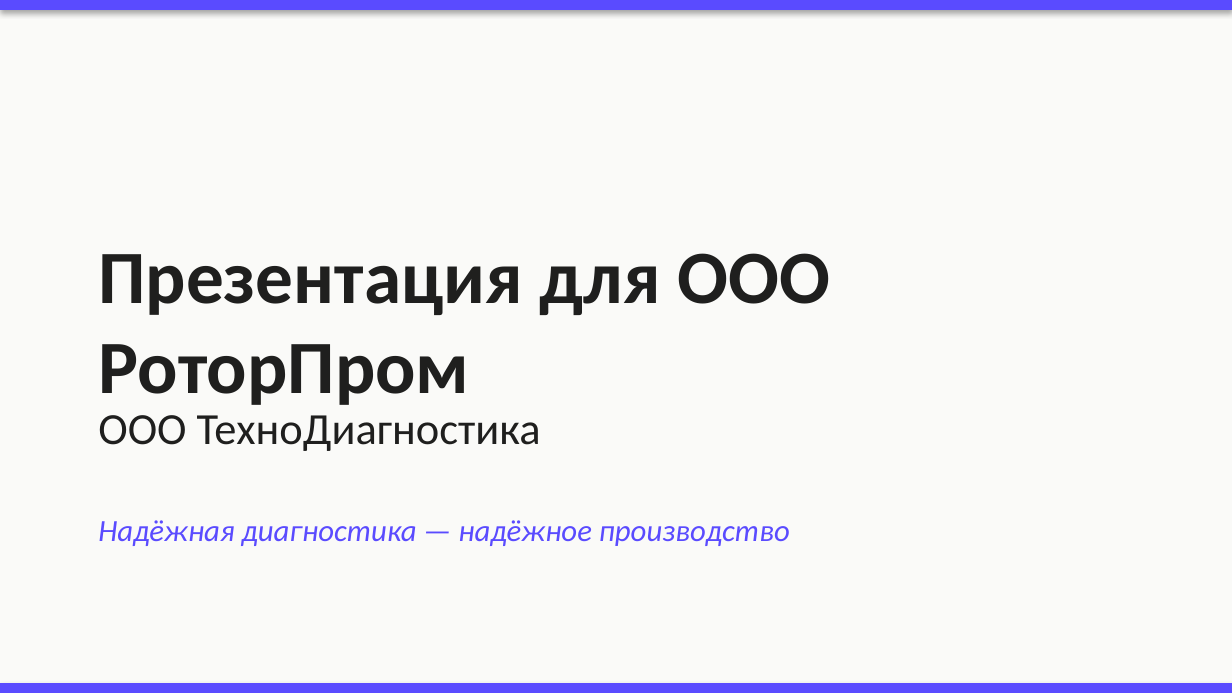
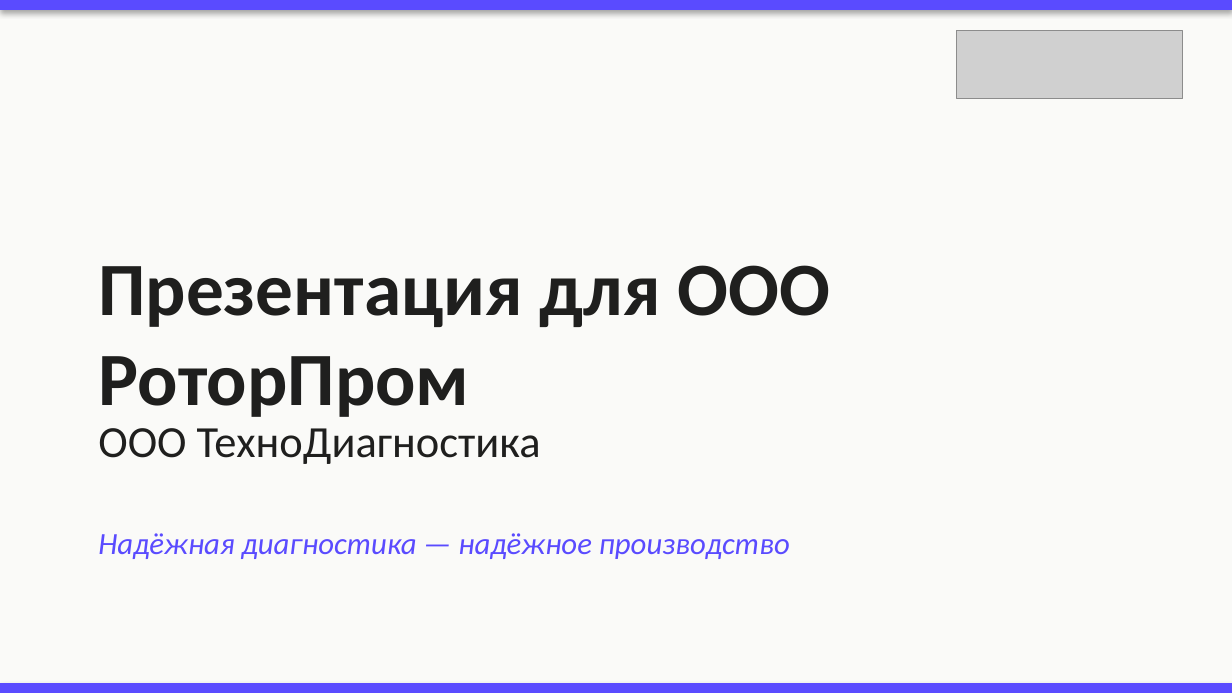
Before and after one commit to Katy-Klochkova/brandmarka, a slide deck: slide 1 of docs/presentation-example.pptx. Drawn at 1232x693 pixels with LibreOffice and Linux fonts; fonts in the diff are those of the drawing; grey boxes stand for pictures. Boxes give left, top, right and bottom in pixels: in the first picture for what was removed or moved away, otherwise in the second. Text is boxed around its words. In the diff, an @@ line names an element or a change of style, - is before the commit and + after.

```diff
--- a/docs/presentation-example.pptx
+++ b/docs/presentation-example.pptx
@@ background #FFFFFF to #FAFAF8 @@
@@ rectangle removed at <box>0,0,1232,692</box> @@
@@ picture added at <box>957,31,1183,99</box> @@
@@ text "Презентация для ООО РоторПром": place and size @@
-text "Презентация для ООО РоторПром" at <box>98,253,831,405</box>
+text "Презентация для ООО РоторПром" at <box>98,265,831,417</box>
@@ text "ООО ТехноДиагностика": place and size @@
-text "ООО ТехноДиагностика" at <box>98,415,541,451</box>
+text "ООО ТехноДиагностика" at <box>98,428,541,464</box>
@@ text "Надёжная диагностика — надёжное производство": place and size @@
-text "Надёжная диагностика — надёжное производство" at <box>98,520,790,546</box>
+text "Надёжная диагностика — надёжное производство" at <box>98,533,790,559</box>
```
Also in this commit, not shown: 2 other slides changed, 2 slides removed, 14 other files.
